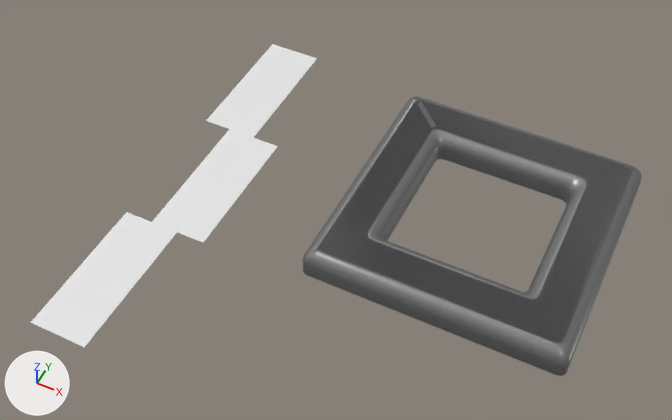
Two versions of the Blender file Assets/Descent/Sprites/panel models.blend, one commit apart.
One viewpoint serves both versions: a 50 mm lens placed at (9.53, -25.42, 23.28), pointed at (0.4, -7.16, 0.46). The lights are fixed; the arrows at lower left show +X, +Y and +Z.
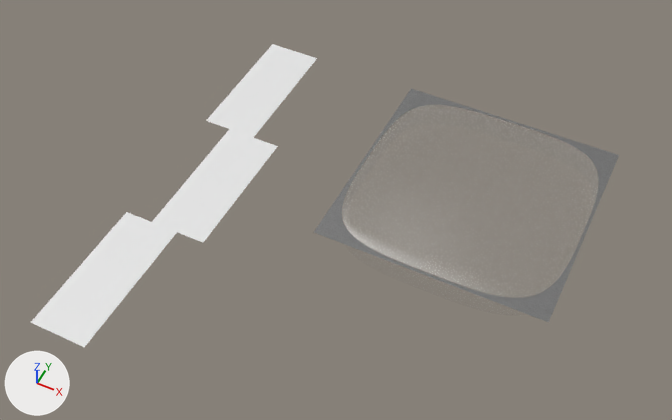
Diff of the bpy script that builds the scene:
```diff
--- a/Assets/Descent/Sprites/panel models.blend.py
+++ b/Assets/Descent/Sprites/panel models.blend.py
@@ mat_glass_001 @@
+mat_glass_001 = bpy.data.materials.new('Glass.001')
+# nodes: BsdfGlass, BsdfTransparent, MixShader, OutputMaterial
+# colours: white #ffffff
@@ me_plane_005 @@
+me_plane_005.from_pydata(...)  # 4 vertices, 1 face; spans x 0.0..8.0, y -8.0..0.0, z 0.0
+me_plane_005.polygons.foreach_set('use_smooth', [True] * 1)
+me_plane_005.materials.append(mat_metallic)
@@ me_plane_004 @@
+me_plane_004.from_pydata(...)  # 481 vertices, 448 faces; spans x 0.1..7.9, y -7.9..-0.1, z -0.95..0.5
+me_plane_004.polygons.foreach_set('use_smooth', [True] * 448)
+me_plane_004.materials.append(mat_glass_001)
@@ ob_plane_003 @@
 _m = ob_plane_003.modifiers.new('Set Split Normals', 'NORMAL_EDIT')
 _m.use_direction_parallel = True
+ob_plane_003.hide_set(True)  # its collection is switched off
@@ ob_plane_005 @@
+ob_plane_005 = bpy.data.objects.new('Plane.005', me_plane_005)
+ob_plane_005.location = (0.0, 0.0, 0.0)
+_m = ob_plane_005.modifiers.new('Boolean', 'BOOLEAN')
+_m.object = ob_plane_004
+_m.solver = 'FLOAT'
+_m = ob_plane_005.modifiers.new('Bevel', 'BEVEL')
+_m.width = 0.05
+_m.width_pct = 0.05
+_m.segments = 2
+_m.angle_limit = 1.396
+_m.spread = 0.0
@@ ob_plane_004 @@
+ob_plane_004 = bpy.data.objects.new('Plane.004', me_plane_004)
+ob_plane_004.location = (0.0, 0.0, 0.0)
```

Changed parts and their boxes [x1, y1, x2, y2] in the pictures (672 x 420 px):
'Plane.003', hidden
    before: [303, 96, 641, 376]
'Plane.005', added
    after: [314, 89, 619, 322]
